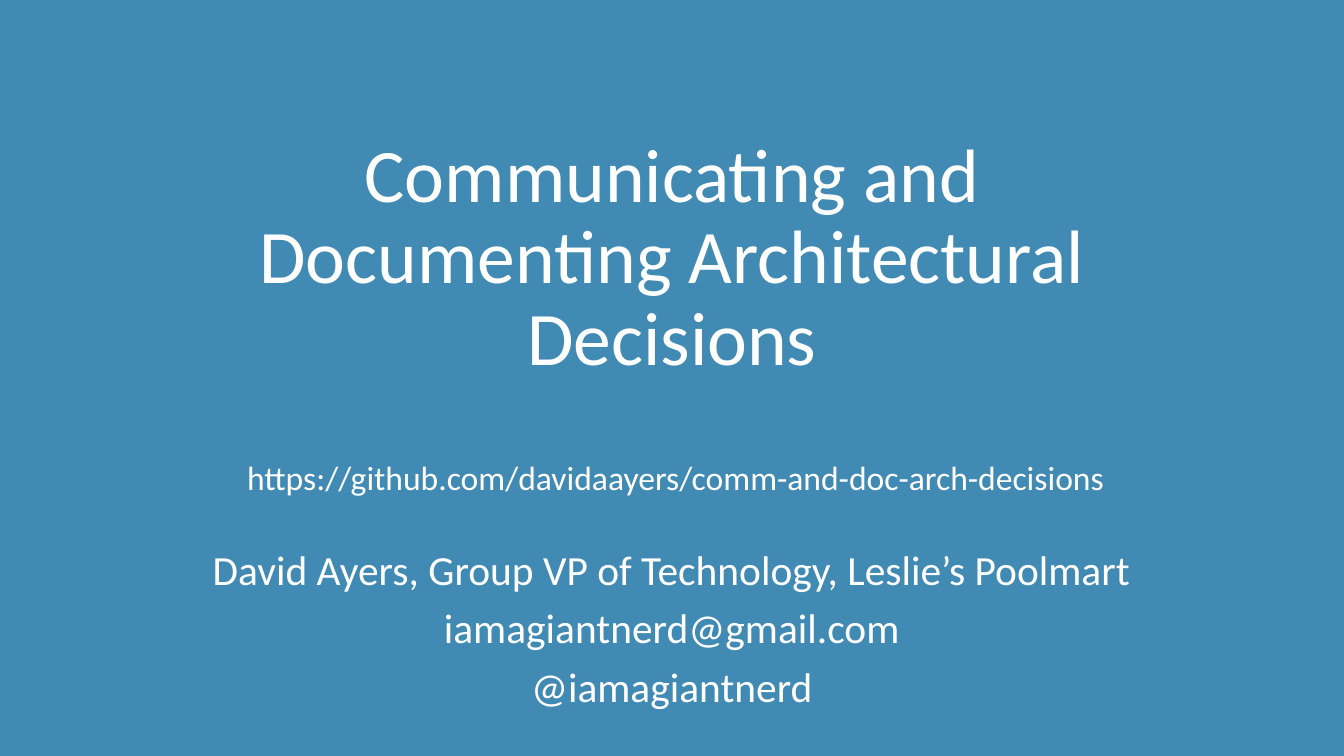
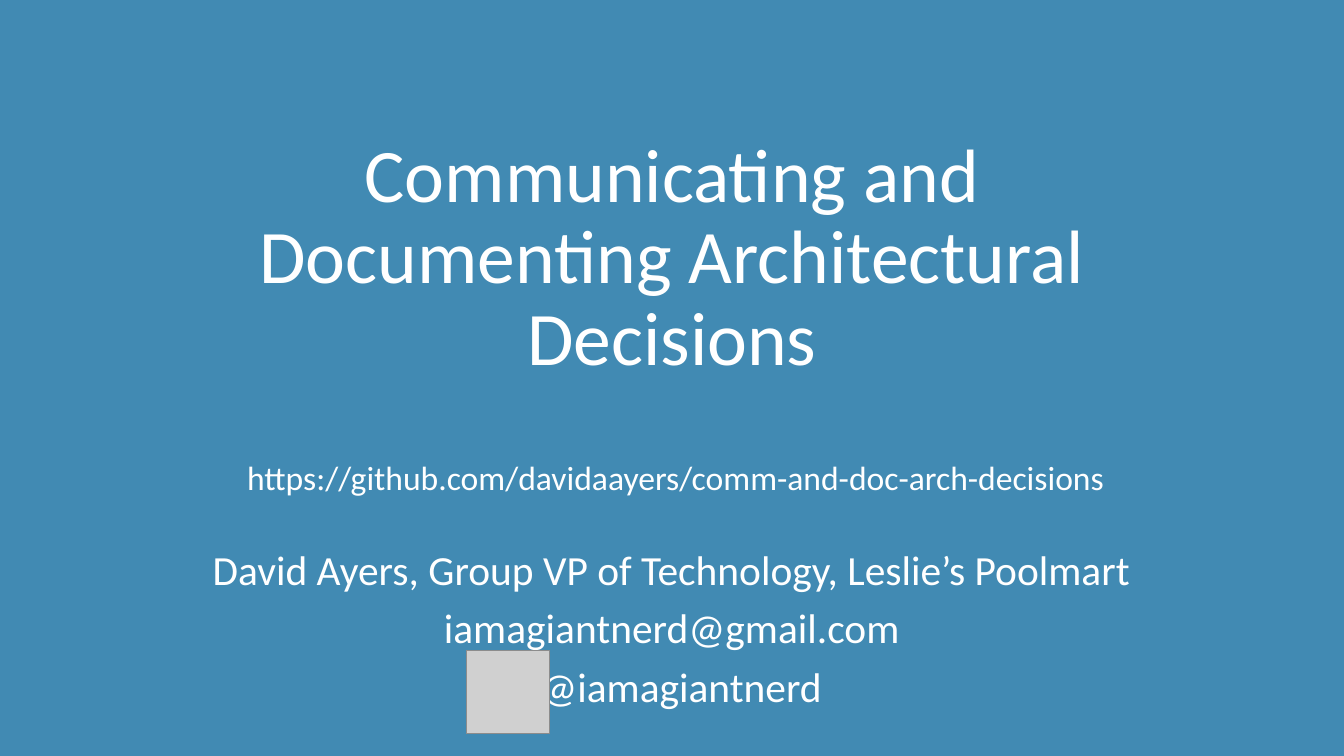
Before and after one commit to davidaayers/comm-and-doc-arch-decisions, a slide deck: slide 1 of comm-and-doc-arch-decisions-60-min.pptx. Drawn at 1344x756 pixels with LibreOffice and Linux fonts; fonts in the diff are those of the drawing; grey boxes stand for pictures. Boxes give left, top, right and bottom in pixels: in the first picture for what was removed or moved away, otherwise in the second. Text is boxed around its words. In the diff, an @@ line names an element or a change of style, - is before the commit and + after.

```diff
--- a/comm-and-doc-arch-decisions-60-min.pptx
+++ b/comm-and-doc-arch-decisions-60-min.pptx
@@ subtitle "David Ayers, Group VP of ..." rewrapped from [213,556,1130,709] to [213,556,1130,713] @@
@@ picture added at [466,650,548,733] @@
```
Also in this commit, not shown: 1 other slide changed, 5 slides added, 1 other file.
